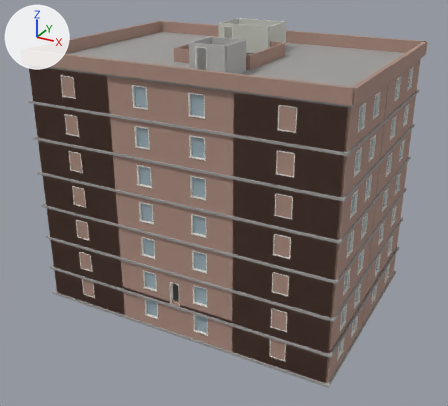
One commit to the Blender file art/blender/orison_master.blend: the scene before it, then after it.
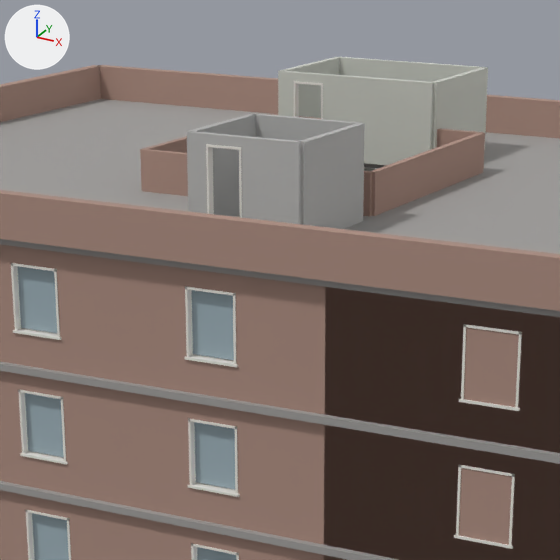
Old and new are each drawn whole from a camera (50 mm lens) standing at (25.3, -47.2, 29.2) and looking at (0.1, -1.4, 6.3) and again close up on the part from 29% to 69% of the width and 0% to 45% of the height. Lighting does not change. The marker at upper left points along +X, +Y and +Z. The last two pictures show the newer version. Objects named as collision shapes, trigger or cutter boxes, shadow casters or lower levels of detail are left out.

The first close-up shows 'F04_walls_brick-col', 'F05_glazing-col', 'F05_slabs-col', 'F05_trim', 'F05_walls_brick-col', 'F06_glazing-col', 'F06_slabs-col', 'F06_walls_brick-col', 'ROOF_slabs-col', 'ROOF_trim', 'ROOF_walls-col', 'ROOF_walls_brick-col', 'ROOF_walls_conc-col' and 3 more.
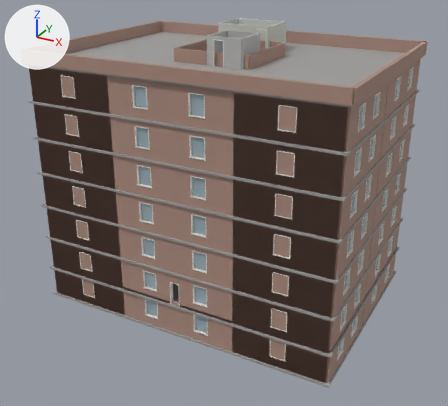
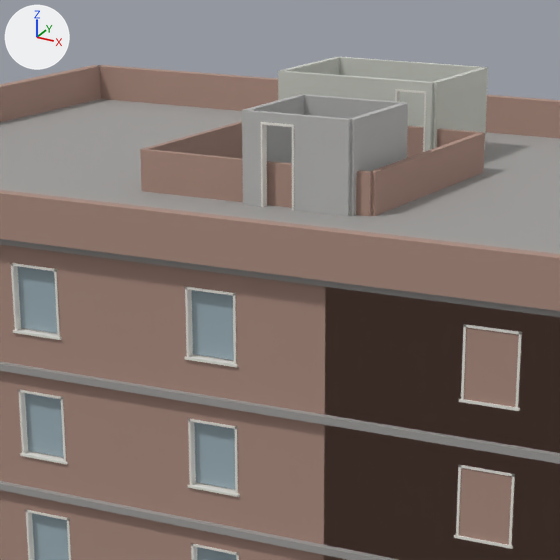
Pixel boxes (x1, y1, x2, y2) of what changed, in the close-ups (560 x 560 px; the box of a moved part takes in the faces that stretch with it):
```json
{"object": "ROOF_walls_conc-col", "change": "moved", "before": [187, 113, 365, 229], "after": [242, 94, 408, 216]}
{"object": "ROOF_walls-col", "change": "reshaped", "before": [278, 57, 488, 165], "after": [278, 57, 488, 152]}
{"object": "ROOF_trim", "change": "reshaped", "before": [206, 81, 323, 218], "after": [261, 89, 426, 211]}
{"part": 1, "of": "me_roof_trim", "change": "moved or reshaped", "before": [294, 83, 299, 117], "after": [395, 91, 400, 102]}
{"part": 2, "of": "me_roof_trim", "change": "moved or reshaped", "before": [321, 85, 323, 119], "after": [423, 93, 426, 152], "on screen": "mostly hidden"}
{"part": 3, "of": "me_roof_trim", "change": "moved or reshaped", "before": [294, 81, 323, 85], "after": [395, 89, 426, 94]}
{"part": 4, "of": "me_roof_trim", "change": "moved or reshaped", "before": [206, 147, 214, 214], "after": [261, 125, 267, 207]}
{"part": 5, "of": "me_roof_trim", "change": "moved or reshaped", "before": [239, 150, 242, 218], "after": [292, 127, 294, 211]}
{"part": 6, "of": "me_roof_trim", "change": "moved or reshaped", "before": [206, 144, 241, 150], "after": [261, 122, 294, 127]}
{"part": 7, "of": "me_roof_walls_col", "change": "moved or reshaped", "before": [279, 71, 294, 117], "after": [279, 71, 398, 102]}
{"part": 8, "of": "me_roof_walls_col", "change": "moved or reshaped", "before": [323, 74, 434, 165], "after": [425, 82, 434, 152]}
```

Edits to the scene script, one JSON object a line:
```json
{"block": "me_roof_trim", "where": "# used by ob_roof_trim; location = (0.0, 0.0, 0.0)"}
{"op": "remove", "block": "me_roof_trim", "code": "me_roof_trim.from_pydata(...)  # 48 vertices, 36 faces; spans x -2.42..1.88, y -7.31..3.31, z 19.2..21.36"}
{"op": "add", "block": "me_roof_trim", "code": "me_roof_trim.from_pydata(...)  # 48 vertices, 36 faces; spans x 0.42..1.83, y -3.81..3.31, z 19.2..21.36"}
{"block": "me_roof_trim", "change": "me_roof_trim part 1: the loose piece of 8 vertices spanning x -2.42..-2.37, y 3.09..3.31, z 19.2..21.3 is moved by (3.29, 0.0, 0.0)"}
{"block": "me_roof_trim", "change": "me_roof_trim part 2: the loose piece of 8 vertices spanning x -1.51..-1.46, y 3.09..3.31, z 19.2..21.3 is moved by (3.29, 0.0, 0.0)"}
{"block": "me_roof_trim", "change": "me_roof_trim part 3: the loose piece of 8 vertices spanning x -2.42..-1.46, y 3.09..3.31, z 21.3..21.36 is moved by (3.29, 0.0, 0.0)"}
{"block": "me_roof_trim", "change": "me_roof_trim part 4: the loose piece of 8 vertices spanning x 0.92..0.97, y -7.31..-7.09, z 19.2..21.3 is moved by (-0.5, 3.5, 0.0)"}
{"block": "me_roof_trim", "change": "me_roof_trim part 5: the loose piece of 8 vertices spanning x 1.83..1.88, y -7.31..-7.09, z 19.2..21.3 is moved by (-0.5, 3.5, 0.0)"}
{"block": "me_roof_trim", "change": "me_roof_trim part 6: the loose piece of 8 vertices spanning x 0.92..1.88, y -7.31..-7.09, z 21.3..21.36 is moved by (-0.5, 3.5, 0.0)"}
{"block": "me_roof_walls_col", "where": "me_roof_walls_col.from_pydata(...)  # 48 vertices, 36 faces; spans x -2.99..2.09, y 3.11..6.89, z 19.2..21.6"}
{"block": "me_roof_walls_col", "where": "# used by ob_roof_walls_col; location = (0.0, 0.0, 0.0)"}
{"block": "me_roof_walls_col", "where": "# before: 25 (-2.42, 3.11, 19.2), 26 (-2.42, 3.29, 19.2), 29 (-2.42, 3.11, 21.6) at pixel (293, 72), 30 (-2.42, 3.29, 21.6) at pixel (296, 71)"}
{"block": "me_roof_walls_col", "where": "# before: 40 (-1.46, 3.11, 19.2), 43 (-1.46, 3.29, 19.2), 44 (-1.46, 3.11, 21.6) at pixel (323, 74), 47 (-1.46, 3.29, 21.6) at pixel (326, 73)"}
{"block": "me_roof_walls_col", "change": "me_roof_walls_col part 7"}
{"op": "add", "block": "me_roof_walls_col", "code": "for i in [25, 26, 29, 30]: me_roof_walls_col.vertices[i].co += Vector((3.29, 0.0, 0.0))"}
{"block": "me_roof_walls_col", "change": "me_roof_walls_col part 8"}
{"op": "add", "block": "me_roof_walls_col", "code": "for i in [40, 43, 44, 47]: me_roof_walls_col.vertices[i].co += Vector((3.29, 0.0, 0.0))"}
{"block": "me_roof_walls_conc_col", "where": "# used by ob_roof_walls_conc_col; location = (0.0, 0.0, 0.0)"}
{"op": "remove", "block": "me_roof_walls_conc_col", "code": "me_roof_walls_conc_col.from_pydata(...)  # 48 vertices, 36 faces; spans x 0.31..3.54, y -7.29..-4.01, z 19.2..21.6"}
{"op": "add", "block": "me_roof_walls_conc_col", "code": "me_roof_walls_conc_col.from_pydata(...)  # 48 vertices, 36 faces; spans x -0.19..3.04, y -3.79..-0.51, z 19.2..21.6"}
{"block": "me_roof_walls_conc_col", "change": "me_roof_walls_conc_col part 9: the whole mesh is moved by (-0.5, 3.5, 0.0)"}
```
